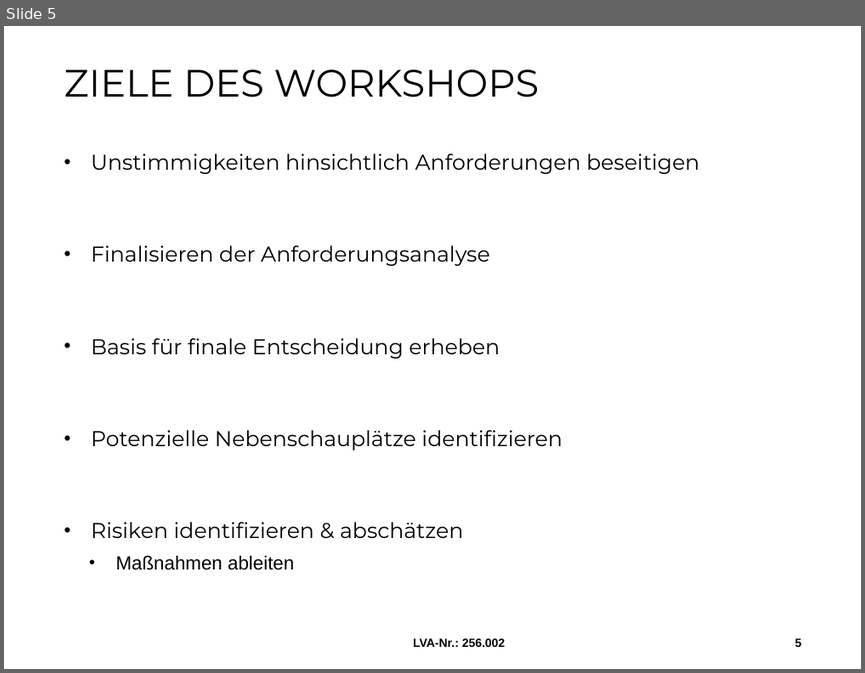
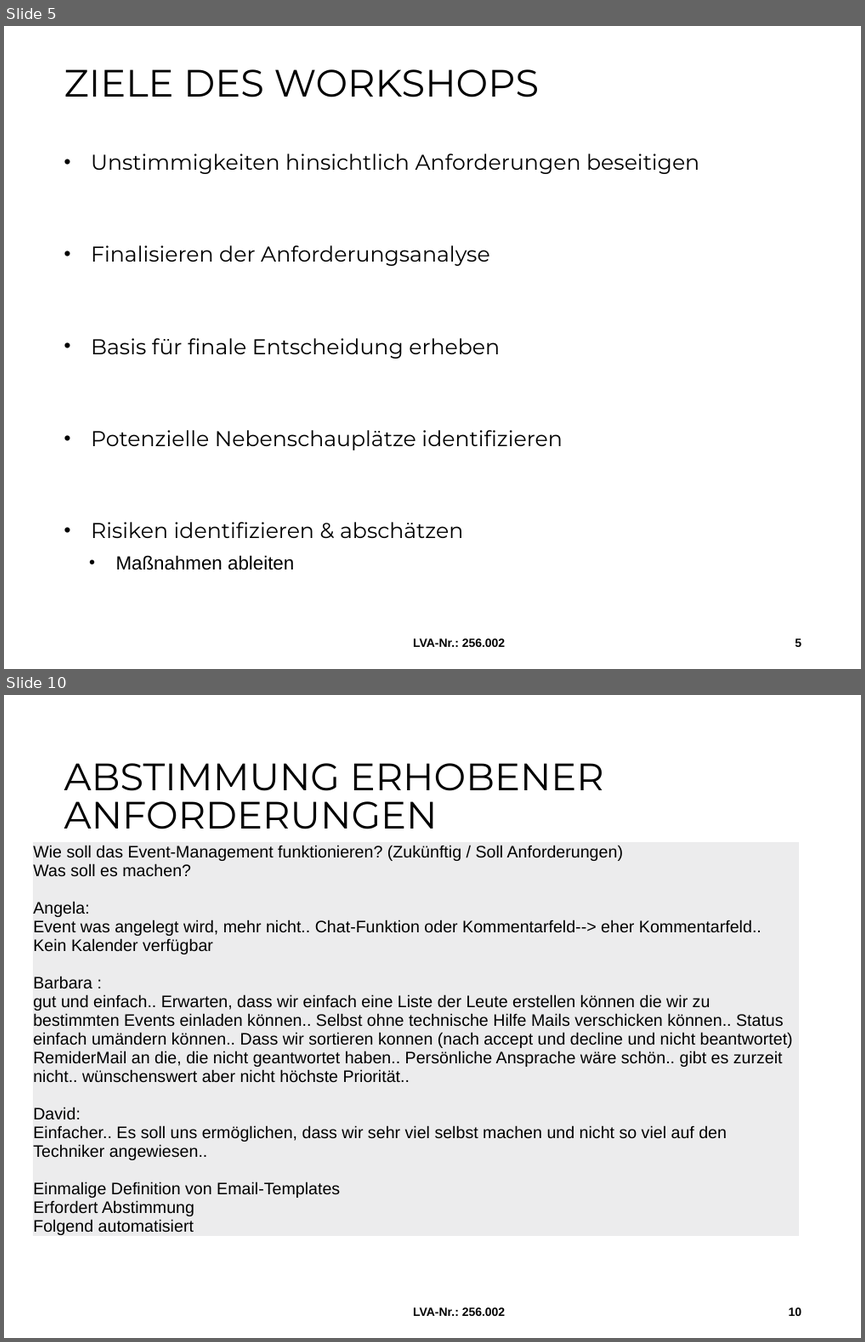
Before and after one commit to MilosTomic123/IT_Projekt_SS19, a slide deck: Arbeitsdokumente/190522_Workshop.pptx. Shown one above the other, each under a label of ours: slide 5 before the commit, slides 5 and 10 after it; the slides between them are not shown. The pictures are 865x673 and 865x1342 pixels, drawn with LibreOffice and Linux fonts; fonts in the diff are those of the drawing; background and template pictures are left out. Boxes give left, top, right and bottom in pixels: in the first picture for what was removed or moved away, otherwise in the second. Text is boxed around its words. In the diff, an @@ line names an element or a change of style, - is before the commit and + after.

```diff
--- a/Arbeitsdokumente/190522_Workshop.pptx
+++ b/Arbeitsdokumente/190522_Workshop.pptx
@@ slide 10 added at (x1=4, y1=695, x2=861, y2=1338), background #FFFFFF @@
@@ title added at (x1=64, y1=763, x2=604, y2=829), 32 pt, text #000000 @@
+ABSTIMMUNG ERHOBENER ANFORDERUNGEN
@@ table added at (x1=32, y1=841, x2=799, y2=1262), 1 rows, 1 columns @@
+Wie soll das Event-Management funktionieren? (Zukünftig / Soll Anforderungen) / Was soll es machen? / Angela: / Event was angelegt wird, mehr nicht.. Chat-Funktion oder Kommentarfeld--> eher Kommentarfeld.. Kein Kalender verfügbar / Barbara : / gut und einfach.. Erwarten, dass wir einfach eine Liste der Leute erstellen können die wir zu bestimmten Events einladen können.. Selbst ohne technische Hilfe Mails verschicken können.. Status einfach umändern können.. Dass wir sortieren konnen (nach accept und decline und nicht beantwortet) RemiderMail an die, die nicht geantwortet haben.. Persönliche Ansprache wäre schön.. gibt es zurzeit nicht.. wünschenswert aber nicht höchste Priorität.. / David: / Einfacher.. Es soll uns ermöglichen, dass wir sehr viel selbst machen und nicht so viel auf den Techniker angewiesen.. / Einmalige Definition von Email-Templates / Erfordert Abstimmung / Folgend automatisiert
@@ text added at (x1=413, y1=1307, x2=506, y2=1315), 10 pt, text #000000, bold @@
+LVA-Nr.: 256.002
@@ page number added at (x1=789, y1=1307, x2=802, y2=1315), 10 pt, text #000000, bold @@
+10
```
Also in this commit, not shown: 4 slides changed, 6 other slides added, 1 other file.
